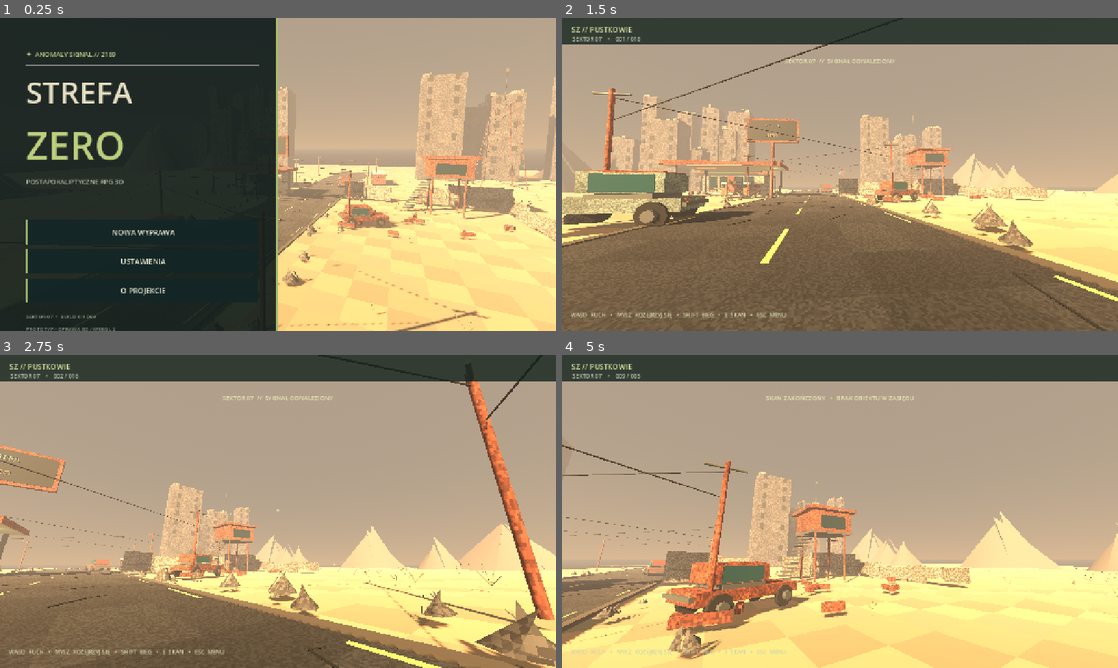
Above: before the commit, frames 1-4 (two rows, left to right).
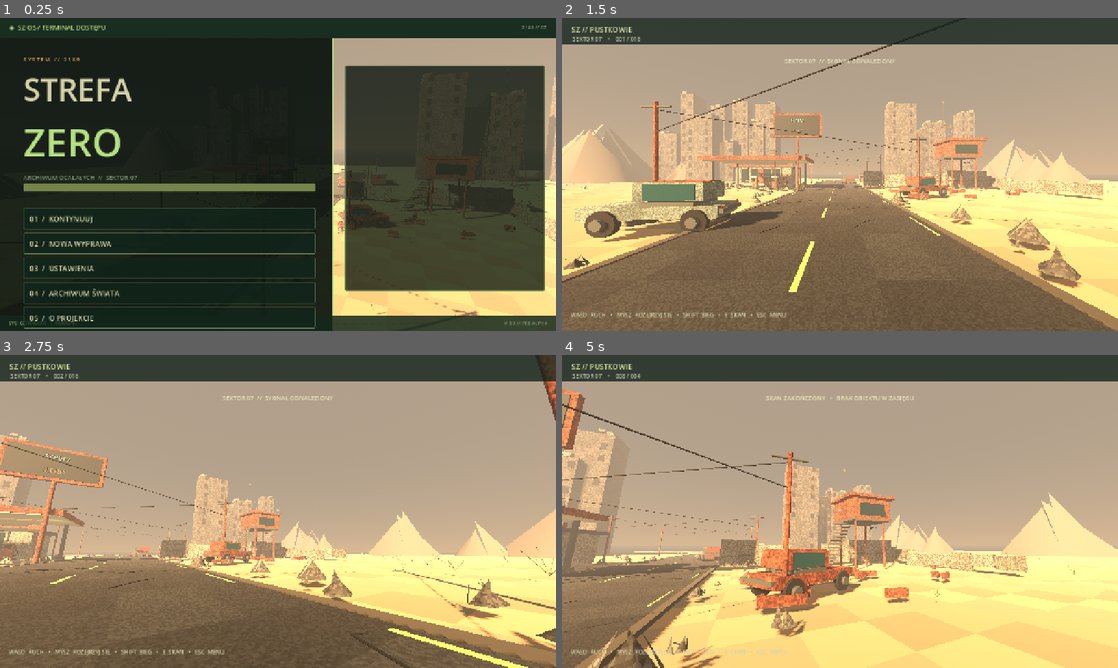
Above: after the commit, the same moments.

Repository: misza3444/fallout
Game: Godot game, scene res://scenes/main.tscn
Two runs of this game, one before a commit and one after it. Both use one fixed random seed, a clock stepped at 60 frames per second and the inputs below.
Inputs (mouse positions are in pixels of both pictures, inside the frame that each line leads up to):
- Up to frame 1 (0.25 s): no input
- Up to frame 2 (1.5 s): click (706, 230) at 0.5 s, where only the run before the commit has a clickable "NOWA WYPRAWA"; click (728, 218) at 1.25 s, where only the run after the commit has a clickable "01 / KONTYNUUJ"
- Up to frame 3 (2.75 s): tap Enter at 2 s; move the mouse to (305, 511) at 2.02 s; hold W (move_forward) from 2.03 s (still down); hold Ctrl (crouch) from 2.03 s (still down); tap Space (jump) at 2.27 s
- Up to frame 4 (5 s): keep holding W (move_forward); move the mouse to (812, 511) at 2.77 s; release Ctrl (crouch) at 2.78 s; tap E (interact) at 2.85 s; tap Space (jump) at 3.02, 4.52 s; move the mouse to (851, 505) at 3.52 s; hold Shift (sprint) 3.53-4.28 s; move the mouse to (834, 517) at 4.27 s; tap Ctrl (crouch) at 4.35 s

The runs differ from the first frame. In frame 1, 47% of the frame differs, in the area x 1-100%, y 0-100%; in frame 2, 27%; in frame 3, 27%; in frame 4, 30%.
Error after the commit: Parse Error: Cannot infer the type of "point" variable because the value doesn't have a set type. (res://scripts/ui_radar.gd:58)

Commit message:
refactor(ui): connect new terminal interface to game state and pause flow

Diff:
--- a/scripts/main.gd
+++ b/scripts/main.gd
@@ -3,11 +3,13 @@
 
 const WASTELAND = preload("res://scripts/wasteland.gd")
 const PLAYER = preload("res://scripts/player.gd")
+const TERMINAL = preload("res://scripts/terminal_menu.gd")
 
 var world: Node3D
 var player: CharacterBody3D
 var menu_camera: Camera3D
 var menu_ui: Control
+var terminal: Control
 var hud_ui: Control
 var settings_ui: Control
 var about_ui: Control
@@ -25,8 +27,6 @@
 	_build_stage()
 	_build_menu()
 	_build_hud()
-	_build_settings()
-	_build_about()
 	_update_menu()
 	_update_pointer()
 
@@ -139,47 +139,31 @@
 
 func _build_menu() -> void:
 	menu_ui = _ui_root(10)
-	var touch := DisplayServer.is_touchscreen_available()
-	var width := 0.96 if touch else 0.50
-	_rect(menu_ui, Color("#101c1be9"), 0.0, 0.0, width, 1.0)
-	_rect(menu_ui, Color("#a6bc70"), width - 0.003, 0, width, 1)
-	var inner := MarginContainer.new()
-	inner.anchor_right = width
-	inner.anchor_bottom = 1
-	inner.add_theme_constant_override("margin_left", 26 if touch else 60)
-	inner.add_theme_constant_override("margin_right", 23 if touch else 45)
-	inner.add_theme_constant_override("margin_top", 32 if touch else 72)
-	inner.add_theme_constant_override("margin_bottom", 28)
-	menu_ui.add_child(inner)
-	var column := VBoxContainer.new()
-	column.add_theme_constant_override("separation", 12)
-	inner.add_child(column)
-	_text(column, "✦  ANOMALY SIGNAL // 2189", 15, Color("#bbce8b"))
-	column.add_child(HSeparator.new())
-	_text(column, "STREFA", 70 if not touch else 51, Color("#e7dfc3"))
-	_text(column, "ZERO", 89 if not touch else 65, Color("#bdce7d"))
-	_text(column, "POSTAPOKALIPTYCZNE RPG 3D", 15, Color("#bbbaa5"))
-	var space := Control.new()
-	space.custom_minimum_size.y = 28 if touch else 54
-	column.add_child(space)
-	resume_button = _button(column, "KONTYNUUJ", _continue_game)
-	_button(column, "NOWA WYPRAWA", _new_game)
-	_button(column, "USTAWIENIA", _open_settings)
-	_button(column, "O PROJEKCIE", _show_about)
-	var stretch := Control.new()
-	stretch.size_flags_vertical = Control.SIZE_EXPAND_FILL
-	column.add_child(stretch)
-	_text(column, "SEKTOR 07  •  BUILD 0.1 DEV", 12, Color("#9da88b"))
-	_text(column, "PROTOTYP • OPRAWA 3D / WEBGL 2", 12, Color("#7e8c82"))
+	terminal = TERMINAL.new()
+	terminal.name = "SZ_Terminal"
+	terminal.set_anchors_and_offsets_preset(Control.PRESET_FULL_RECT)
+	menu_ui.add_child(terminal)
+	terminal.new_game_requested.connect(_new_game)
+	terminal.continue_requested.connect(_continue_game)
+	terminal.save_requested.connect(_manual_save)
+	terminal.exit_requested.connect(_pause_game)
+
+
+func _manual_save() -> void:
+	if in_game:
+		GameState.save_position(player.position, player.rotation_degrees.y, player.pitch)
+		_notify("STAN WYPRAWY ZAPISANY  /  REJESTR ZABEZPIECZONY")
+		terminal.refresh_save()
+
 
 func _update_menu() -> void:
-	resume_button.visible = in_game or GameState.has_save
+	terminal.session_in_progress = in_game
+	terminal.refresh_save()
 
 func _start_play() -> void:
 	in_game = true
 	paused = false
 	menu_ui.hide()
-	settings_ui.hide()
 	hud_ui.show()
 	menu_camera.current = false
 	player.set_active(true)
@@ -208,6 +192,7 @@
 	player.camera.current = true
 	hud_ui.hide()
 	menu_ui.show()
+	terminal.show_home()
 	_update_menu()
 	_update_pointer()
 
@@ -219,10 +204,8 @@
 
 func _unhandled_input(event: InputEvent) -> void:
 	if event.is_action_pressed("ui_cancel"):
-		if settings_ui.visible or about_ui.visible:
-			settings_ui.hide()
-			about_ui.hide()
-			menu_ui.show()
+		if menu_ui.visible and terminal.current_screen != "home":
+			terminal.show_home()
 		elif in_game:
 			if paused:
 				_start_play()
@@ -339,79 +322,9 @@
 		float(int(touches.get("down", false)) - int(touches.get("up", false)))
 	).limit_length(1.0)
 
-func _build_settings() -> void:
-	settings_ui = _ui_root(20)
-	settings_ui.hide()
-	_rect(settings_ui, Color("#0e1c1bf2"), 0, 0, 1, 1)
-	var layout := VBoxContainer.new()
-	layout.anchor_left = 0.15
-	layout.anchor_right = 0.85
-	layout.anchor_top = 0.12
-	layout.anchor_bottom = 0.90
-	layout.add_theme_constant_override("separation", 22)
-	settings_ui.add_child(layout)
-	_text(layout, "USTAWIENIA // TERMINAL", 30, Color("#b9cd85"))
-	_text(layout, "POLE WIDZENIA KAMERY", 17, Color("#e3dbc2"))
-	var fov_slider := HSlider.new()
-	fov_slider.min_value = 65
-	fov_slider.max_value = 100
-	fov_slider.step = 1
-	fov_slider.value = GameState.fov
-	fov_slider.value_changed.connect(func(v: float) -> void: GameState.fov = v)
-	layout.add_child(fov_slider)
-	_text(layout, "CZUŁOŚĆ MYSZY", 17, Color("#e3dbc2"))
-	var sens_slider := HSlider.new()
-	sens_slider.min_value = 0.03
-	sens_slider.max_value = 0.35
-	sens_slider.step = 0.01
-	sens_slider.value = GameState.sensitivity
-	sens_slider.value_changed.connect(func(v: float) -> void: GameState.sensitivity = v)
-	layout.add_child(sens_slider)
-	_button(layout, "ZAPISZ USTAWIENIA", func() -> void:
-		GameState.store_settings()
-		settings_ui.hide()
-		menu_ui.show()
-	)
-	_button(layout, "WRÓĆ DO MENU", func() -> void:
-		settings_ui.hide()
-		menu_ui.show()
-	)
-	_button(layout, "ZAPISZ GRĘ", func() -> void:
-		if in_game:
-			GameState.save_position(player.position, player.rotation_degrees.y, player.pitch)
-			_notify("STAN WYPRAWY ZAPISANY")
-		settings_ui.hide()
-		menu_ui.show()
-	)
-
 func _open_settings() -> void:
-	menu_ui.hide()
-	settings_ui.show()
-
-func _build_about() -> void:
-	about_ui = _ui_root(20)
-	about_ui.hide()
-	_rect(about_ui, Color("#0e1c1bf2"), 0, 0, 1, 1)
-	var layout := VBoxContainer.new()
-	layout.anchor_left = 0.15
-	layout.anchor_right = 0.85
-	layout.anchor_top = 0.12
-	layout.anchor_bottom = 0.88
-	layout.add_theme_constant_override("separation", 18)
-	about_ui.add_child(layout)
-	_text(layout, "STREFA ZERO // DOSSIER", 31, Color("#b9cd85"))
-	_text(layout, "ROK 2189 •  SEKTOR 07 •  PUSTKOWIE", 16, Color("#eedac0"))
-	var description := _text(layout,
-		"Po upadku starego świata pozostały skażone pustkowia, porzucone miasta i resztki dawnej technologii. Ten prototyp pozwala zwiedzić pierwszy fragment oryginalnego uniwersum STREFA ZERO.",
-		17, Color("#d2d3c2"))
-	description.autowrap_mode = TextServer.AUTOWRAP_WORD_SMART
-	_text(layout, "WERSJA 0.1  /  PRE-ALPHA", 17, Color("#c9d790"))
-	_text(layout, "Godot 4.7.2 • Compatibility • WebGL 2", 14, Color("#9eb1a3"))
-	_button(layout, "POWRÓT", func() -> void:
-		about_ui.hide()
-		menu_ui.show()
-	)
+	terminal.show_page("settings")
+
 
 func _show_about() -> void:
-	menu_ui.hide()
-	about_ui.show()
+	terminal.show_page("about")
